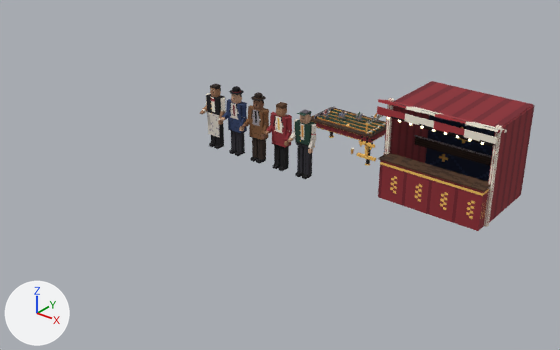
A saved change to the glTF model public/models/bar.glb.
Both versions are drawn from a 50 mm lens placed at (10.61, -14.26, 8.61), pointed at (0.67, -1.83, 0.9). Lighting does not change. The marker at lower left points along +X, +Y and +Z. The picture after the commit comes second. Where no turn or scale is listed for an object, it has been applied to the vertices.

Before the edit, the objects in view are built like this:
```python
me_bartender = bpy.data.meshes.new('Bartender')
me_bartender.from_pydata(...)  # 96 vertices, 144 faces; spans x -0.24..0.35, y -0.17..0.13, z 0.0..1.5
me_bartender.materials.append(mat_mat_bartender)  # picture img_ppl_bartender
me_horsetrack = bpy.data.meshes.new('HorseTrack')
me_horsetrack.from_pydata(...)  # 240 vertices, 360 faces; spans x -1.15..1.0, y -0.55..0.55, z 0.0..1.19
me_horsetrack.materials.append(mat_horsetrack)  # picture img_horsetrack
me_patronb = bpy.data.meshes.new('PatronB')
me_patronb.from_pydata(...)  # 88 vertices, 132 faces; spans x -0.24..0.35, y -0.17..0.13, z 0.0..1.5
me_patronb.materials.append(mat_mat_patronb)  # picture img_ppl_patronb
ob_bartender = bpy.data.objects.new('Bartender', me_bartender)
ob_bartender.location = (-3.0, 0.0, 0.0)
ob_horsetrack = bpy.data.objects.new('HorseTrack', me_horsetrack)
ob_horsetrack.location = (0.0, 2.0, 0.0)
ob_patronb = bpy.data.objects.new('PatronB', me_patronb)
ob_patronb.location = (-1.5, 0.0, 0.0)
# also in view: 'Bookie' at (0.06, -0.02, 0.75); 'PatronA' at (-2.19, -0.02, 0.75); 'Gallery' at (3.4, 1.27, 1.23); 'PatronC' at (-0.69, -0.02, 0.75)
```
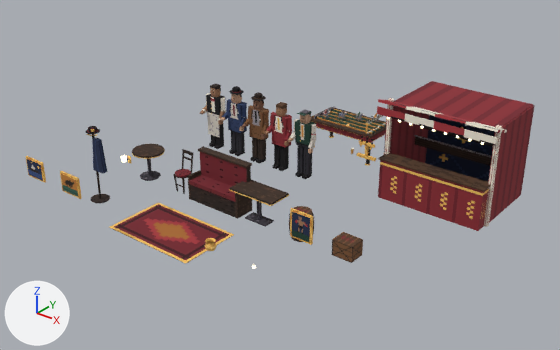
Location of each change, (x1, y1, x2, y2) in pixels of the pictures (560 x 350 px):
'Rug', added: after (109, 202, 234, 264)
'Booth', added: after (188, 146, 252, 219)
'BoothTable', added (brown): after (229, 180, 289, 227)
'Crate', added (brown): after (332, 232, 363, 263)
'CoatRack', added (blue): after (85, 126, 110, 203)
'Frame_A', added: after (290, 208, 313, 245)
'CafeTable', added: after (132, 143, 165, 181)
'Frame_C', added: after (60, 171, 82, 199)
'Frame_B', added: after (25, 156, 46, 183)
'CafeChair', added: after (173, 149, 193, 194)
'Barrel', added: after (289, 206, 314, 242)
'Spittoon', added: after (205, 238, 217, 251)

Patch to the scene script:
```diff
--- a/public/models/bar.glb.py
+++ b/public/models/bar.glb.py
@@ ob_spittoon @@
+ob_spittoon = bpy.data.objects.new('Spittoon', me_spittoon)  # 41 vertices, 70 faces; spans x -0.13..0.13, y -0.124..0.124, z 0.0..0.2; in mat_furniture (picture img_furniture)
+ob_spittoon.location = (0.6, -4.1, 0.0)
@@ ob_rug @@
+ob_rug = bpy.data.objects.new('Rug', me_rug)  # 8 vertices, 12 faces; spans x -1.2..1.2, y -0.75..0.75, z 0.0..0.01; in mat_furniture (picture img_furniture)
+ob_rug.location = (-0.6, -4.1, 0.0)
@@ ob_frame_c @@
+ob_frame_c = bpy.data.objects.new('Frame_C', me_frame_c)  # a box spanning x -0.29..0.29, y -0.02..0.02, z -0.23..0.23; a box spanning x -0.25..0.25, y -0.03..-0.01, z -0.19..0.19; in mat_furniture (picture img_furniture)
+ob_frame_c.location = (-1.8, -5.7, 1.4)
@@ ob_frame_b @@
+ob_frame_b = bpy.data.objects.new('Frame_B', me_frame_b)  # a box spanning x -0.29..0.29, y -0.02..0.02, z -0.23..0.23; a box spanning x -0.25..0.25, y -0.03..-0.01, z -0.19..0.19; in mat_furniture (picture img_furniture)
+ob_frame_b.location = (-3.0, -5.7, 1.4)
@@ ob_frame_a @@
+ob_frame_a = bpy.data.objects.new('Frame_A', me_frame_a)  # a box spanning x -0.25..0.25, y -0.02..0.02, z -0.3..0.3; a box spanning x -0.21..0.21, y -0.03..-0.01, z -0.26..0.26; in mat_furniture (picture img_furniture)
+ob_frame_a.location = (3.0, -4.1, 1.4)
@@ ob_crate @@
+ob_crate = bpy.data.objects.new('Crate', me_crate)  # a box spanning x -0.25..0.25, y -0.2..0.2, z 0.0..0.38; in mat_furniture (picture img_furniture)
+ob_crate.location = (3.0, -2.5, 0.0)
@@ ob_coatrack @@
+ob_coatrack = bpy.data.objects.new('CoatRack', me_coatrack)  # 131 vertices, 220 faces; spans x -0.25..0.29, y -0.23..0.23, z 0.0..1.84; in mat_furniture (picture img_furniture)
+ob_coatrack.location = (-3.0, -4.1, 0.0)
@@ ob_cafetable @@
+ob_cafetable = bpy.data.objects.new('CafeTable', me_cafetable)  # a 14-sided cylinder along z spanning x -0.4..0.4, y -0.39..0.39, z 0.698..0.742; a 14-sided cylinder along z spanning x -0.41..0.41, y -0.4..0.4, z 0.688..0.702; an 8-sided cut cone along z (radius 0.04 at the low end, 0.05 at the high end) spanning x -0.05..0.05, y -0.05..0.05, z 0.03..0.69; a 10-sided cut cone along z (radius 0.24 at the low end, 0.27 at the high end) spanning x -0.27..0.27, y -0.257..0.257, z 0.0..0.04; in mat_furniture (picture img_furniture)
+ob_cafetable.location = (-3.0, -2.5, 0.0)
@@ ob_cafechair @@
+ob_cafechair = bpy.data.objects.new('CafeChair', me_cafechair)  # 120 vertices, 196 faces; spans x -0.21..0.21, y -0.21..0.222, z -0.016..0.977; in mat_furniture (picture img_furniture)
+ob_cafechair.location = (-1.8, -2.5, 0.0)
@@ ob_boothtable @@
+ob_boothtable = bpy.data.objects.new('BoothTable', me_boothtable)  # a box spanning x -0.6..0.6, y -0.31..0.31, z 0.705..0.755; a box spanning x -0.61..0.61, y -0.32..0.32, z 0.695..0.715; a box spanning x -0.04..0.04, y -0.04..0.04, z 0.0..0.7; a box spanning x -0.3..0.3, y -0.15..0.15, z 0.0..0.04; in mat_furniture (picture img_furniture)
+ob_boothtable.location = (0.6, -2.5, 0.0)
@@ ob_booth @@
+ob_booth = bpy.data.objects.new('Booth', me_booth)  # a box spanning x -0.75..0.75, y -0.25..0.25, z 0.0..0.42; a box spanning x -0.73..0.73, y -0.27..0.23, z 0.42..0.52; a box spanning x -0.73..0.73, y 0.13..0.27, z 0.52..1.14; a box spanning x -0.76..0.76, y 0.1..0.3, z 1.14..1.18; a box spanning x -0.77..-0.71, y -0.26..0.26, z 0.0..0.62; a box spanning x 0.71..0.77, y -0.26..0.26, z 0.0..0.62; in mat_furniture (picture img_furniture)
+ob_booth.location = (-0.6, -2.5, 0.0)
@@ ob_barrel @@
+ob_barrel = bpy.data.objects.new('Barrel', me_barrel)  # 108 vertices, 164 faces; spans x -0.28..0.28, y -0.28..0.28, z 0.0..0.64; in mat_furniture (picture img_furniture)
+ob_barrel.location = (1.8, -2.5, 0.0)
```
